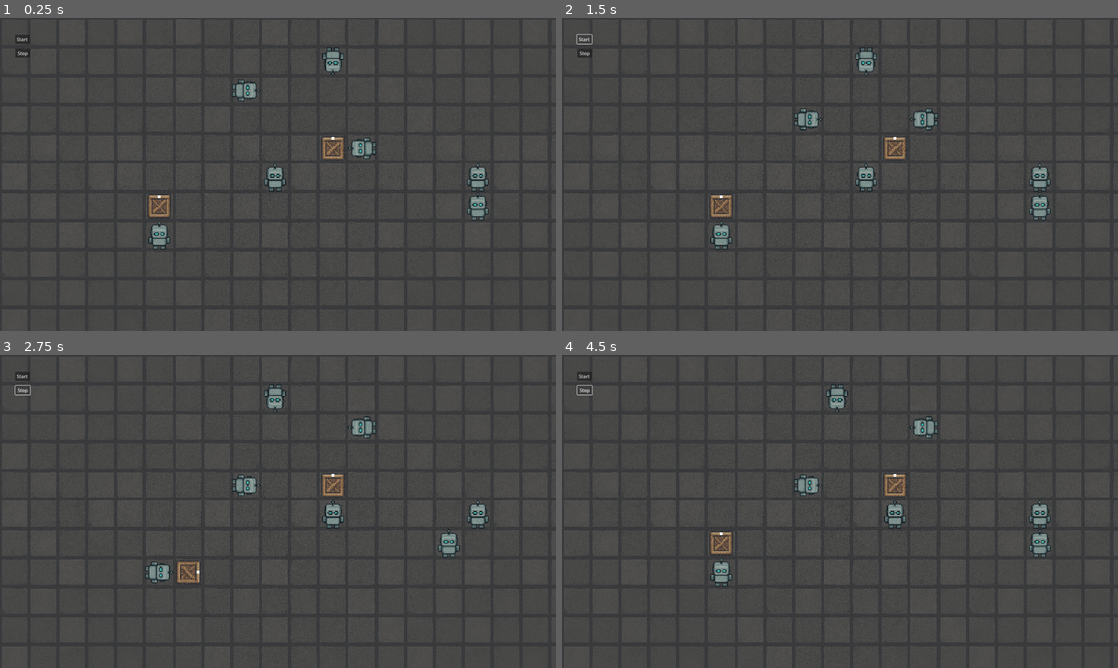
Above: before the commit, frames 1-4 (two rows, left to right).
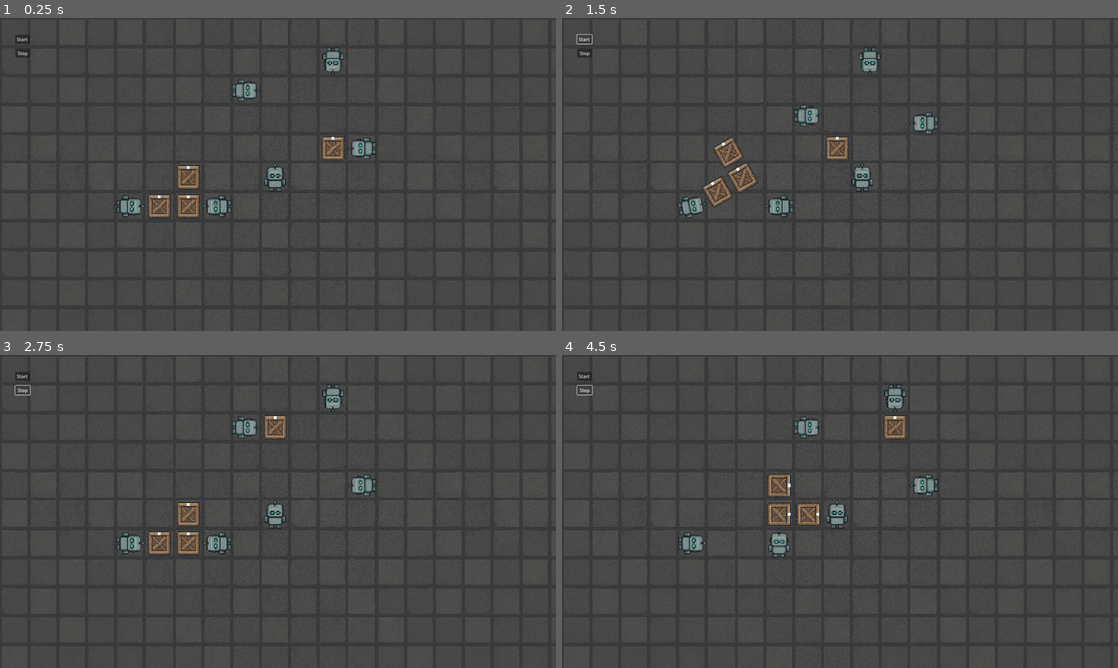
Above: after the commit, the same moments.

Repository: seriousdev-gh/automation-game
Game: Godot game, scene res://scenes/main.tscn
Same seed, same stepped clock (60 frames per second), same inputs: the game is played once before the commit and once after it.
Inputs:
- Up to frame 1 (0.25 s): no input
- Up to frame 2 (1.5 s): click "Start" at 0.5 s; click "Start" at 1.25 s
- Up to frame 3 (2.75 s): click "Stop" at 2 s
- Up to frame 4 (4.5 s): click "Stop" at 2.75 s; click "Start" at 3.5 s; click "Stop" at 4.25 s

The runs differ from the first frame. In frame 1, 1.6% of the frame differs, in the area x 20-88%, y 46-74%; in frame 2, 3.1%; in frame 3, 4.2%; in frame 4, 4.2%, in the area x 20-88%, y 9-74%.

Commit message:
add ability to connect items

Diff:
--- a/entities/bot/bot.gd
+++ b/entities/bot/bot.gd
@@ -4,15 +4,16 @@
 const size = 100
 var command_index = 0
 @export var commands: Array[String] = ["right", "right", "grab", "left", "left", "release"]
-var position_shadow: Vector2
-var rotation_shadow: float
+var real_position: Vector2
+var real_rotation: float
 var grab_offset := Vector2(0, -100.0)
 var grab_rotation := 0.0
+var held_item: Node2D = null
 
 func _ready() -> void:
 	position = position.snapped(Vector2(50.0, 50.0))
-	position_shadow = position
-	rotation_shadow = rotation
+	real_position = position
+	real_rotation = rotation
 
 func cycle(duration: float):
 	if commands.is_empty():
@@ -23,29 +24,40 @@
 
 	match current_command:
 		"left":
-			position_shadow += Vector2.LEFT * size
-			move_to_position(position_shadow, duration)
+			real_position += Vector2.LEFT * size
+			move_to_position(real_position, duration)
 		"right":
-			position_shadow += Vector2.RIGHT * size
-			move_to_position(position_shadow, duration)
+			real_position += Vector2.RIGHT * size
+			move_to_position(real_position, duration)
 		"up":
-			position_shadow += Vector2.UP * size
-			move_to_position(position_shadow, duration)
+			real_position += Vector2.UP * size
+			move_to_position(real_position, duration)
 		"down":
-			position_shadow += Vector2.DOWN * size
-			move_to_position(position_shadow, duration)
+			real_position += Vector2.DOWN * size
+			move_to_position(real_position, duration)
 		"grab":
 			if $reachRaycast.is_colliding():
 				var target = $reachRaycast.get_collider().get_owner()
 				grab_item(target)
 		"release":
-			held_item = null
+			if held_item:
+				var updated: Array[Node2D] = []
+				held_item.snapToGrid(updated)
+				held_item = null
 		"cw":
-			rotation_shadow += PI/2.0
-			rotate_to_angle(rotation_shadow, duration)
+			real_rotation += PI/2.0
+			#if real_rotation > 2 * PI:
+				#real_rotation -= 2 * PI
+
+			real_rotation = snappedf(real_rotation, PI / 2.0)
+			rotate_to_angle(real_rotation, duration)
 		"ccw":
-			rotation_shadow -= PI/2.0
-			rotate_to_angle(rotation_shadow, duration)
+			real_rotation -= PI/2.0
+			#if real_rotation < 0:
+				#real_rotation += 2 * PI
+
+			real_rotation = snappedf(real_rotation, PI / 2.0)
+			rotate_to_angle(real_rotation, duration)
 		_:
 			push_warning("Unhandled command: %s" % current_command)
 
@@ -69,7 +81,6 @@
 		.set_trans(Tween.TRANS_SINE) \
 		.set_ease(Tween.EASE_IN_OUT)
 
-var held_item: Node = null
 
 func grab_item(item: Node2D):
 	if held_item:
@@ -80,5 +91,5 @@
 
 func _process(delta):
 	if held_item:
-		held_item.global_position = global_position + grab_offset.rotated(global_rotation)
-		held_item.global_rotation = global_rotation - grab_rotation
+		var updated: Array[Node2D] = []
+		held_item.updateAttachedTransforms(self, grab_offset, grab_rotation, updated)
--- /dev/null
+++ b/entities/item/ItemAttachmentPoint.gd
@@ -0,0 +1,10 @@
+class_name ItemAttachmentPoint
+
+var node: Node2D
+var offset: Vector2
+var rotation: float
+
+func _init(n: Node2D, o: Vector2, r: float):
+	node = n
+	offset = o.snapped(Vector2(50.0, 50.0))
+	rotation = snappedf(r, PI / 2.0)
--- /dev/null
+++ b/entities/item/item.gd
@@ -0,0 +1,30 @@
+extends Node2D
+
+var attachedItems: Array[ItemAttachmentPoint] = []
+
+func attach(node: Node2D):
+	var offset = node.global_position - global_position
+	var relative_rotation = global_rotation - node.global_rotation
+	var item = ItemAttachmentPoint.new(node, offset, relative_rotation)
+	attachedItems.append(item)
+
+func updateAttachedTransforms(parent: Node2D, offset: Vector2, relative_rotation: float, updated: Array[Node2D]):
+	if updated.has(self):
+		return
+	updated.append(self)
+
+	global_position = parent.global_position + offset.rotated(parent.global_rotation)
+	global_rotation = parent.global_rotation - relative_rotation
+
+	for item in attachedItems:
+		item.node.updateAttachedTransforms(self, item.offset, item.rotation, updated)
+
+func snapToGrid(updated: Array[Node2D]):
+	if updated.has(self):
+		return
+	updated.append(self)
+
+	global_position = global_position.snapped(Vector2(50.0, 50.0))
+	global_rotation = snappedf(global_rotation, PI / 2.0)
+	for item in attachedItems:
+		item.node.snapToGrid(updated)
--- a/entities/item/item.tscn
+++ b/entities/item/item.tscn
@@ -1,11 +1,13 @@
-[gd_scene load_steps=3 format=3 uid="uid://dl7of4uhgf2xp"]
+[gd_scene load_steps=4 format=3 uid="uid://dl7of4uhgf2xp"]
 
+[ext_resource type="Script" uid="uid://ct3ebcjyat16c" path="res://entities/item/item.gd" id="1_6woft"]
 [ext_resource type="Texture2D" uid="uid://8e8opoh17oe3" path="res://entities/item/item_crate.png" id="1_f61xm"]
 
 [sub_resource type="RectangleShape2D" id="RectangleShape2D_f61xm"]
 size = Vector2(80, 80)
 
 [node name="item" type="Node2D"]
+script = ExtResource("1_6woft")
 
 [node name="ItemCrate" type="Sprite2D" parent="."]
 texture_filter = 2
--- a/scenes/main.gd
+++ b/scenes/main.gd
@@ -1,5 +1,10 @@
 extends Node2D
 
+func _ready() -> void:
+	$item.attach($item3)
+	$item3.attach($item)
+	$item3.attach($item4)
+	$item4.attach($item3)
 
 func _on_cycle_timer_timeout() -> void:
 	for bot in $bots.get_children():
--- a/scenes/main.tscn
+++ b/scenes/main.tscn
@@ -9,7 +9,7 @@
 script = ExtResource("1_0wfyh")
 
 [node name="cycleTimer" type="Timer" parent="."]
-wait_time = 0.4
+wait_time = 0.109
 
 [node name="background" type="Node2D" parent="."]
 
@@ -48,17 +48,15 @@
 [node name="bot" parent="bots" instance=ExtResource("2_sugp2")]
 position = Vector2(950, 550)
 
-[node name="bot7" parent="bots" instance=ExtResource("2_sugp2")]
-position = Vector2(1650, 550)
-commands = Array[String]([])
+[node name="bot5" parent="bots" instance=ExtResource("2_sugp2")]
+position = Vector2(450, 650)
+rotation = 1.5708
+commands = Array[String](["wait", "wait", "wait", "wait", "grab", "ccw", "cw", "release"])
 
-[node name="bot6" parent="bots" instance=ExtResource("2_sugp2")]
-position = Vector2(1650, 650)
-commands = Array[String](["grab", "left", "right"])
-
-[node name="bot5" parent="bots" instance=ExtResource("2_sugp2")]
-position = Vector2(550, 750)
-commands = Array[String](["grab", "cw", "ccw", "cw", "cw", "cw", "cw"])
+[node name="bot8" parent="bots" instance=ExtResource("2_sugp2")]
+position = Vector2(750, 650)
+rotation = -1.5708
+commands = Array[String](["grab", "cw", "ccw", "release", "wait", "wait", "wait", "wait"])
 
 [node name="bot2" parent="bots" instance=ExtResource("2_sugp2")]
 position = Vector2(850, 250)
@@ -92,8 +90,14 @@
 [node name="item" parent="." instance=ExtResource("4_jyhfs")]
 position = Vector2(550, 650)
 
+[node name="item3" parent="." instance=ExtResource("4_jyhfs")]
+position = Vector2(650, 650)
+
 [node name="item2" parent="." instance=ExtResource("4_jyhfs")]
 position = Vector2(1150, 450)
+
+[node name="item4" parent="." instance=ExtResource("4_jyhfs")]
+position = Vector2(650, 550)
 
 [connection signal="timeout" from="cycleTimer" to="." method="_on_cycle_timer_timeout"]
 [connection signal="pressed" from="Button" to="." method="_on_button_start_pressed"]
Not shown, added: entities/item/ItemAttachmentPoint.gd.uid
Not shown, added: entities/item/item.gd.uid
